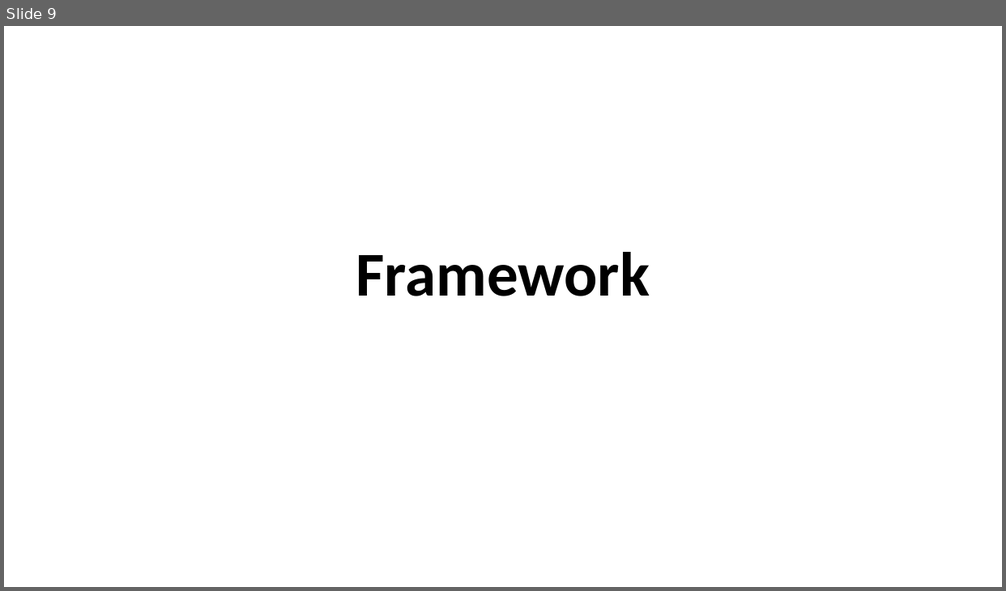
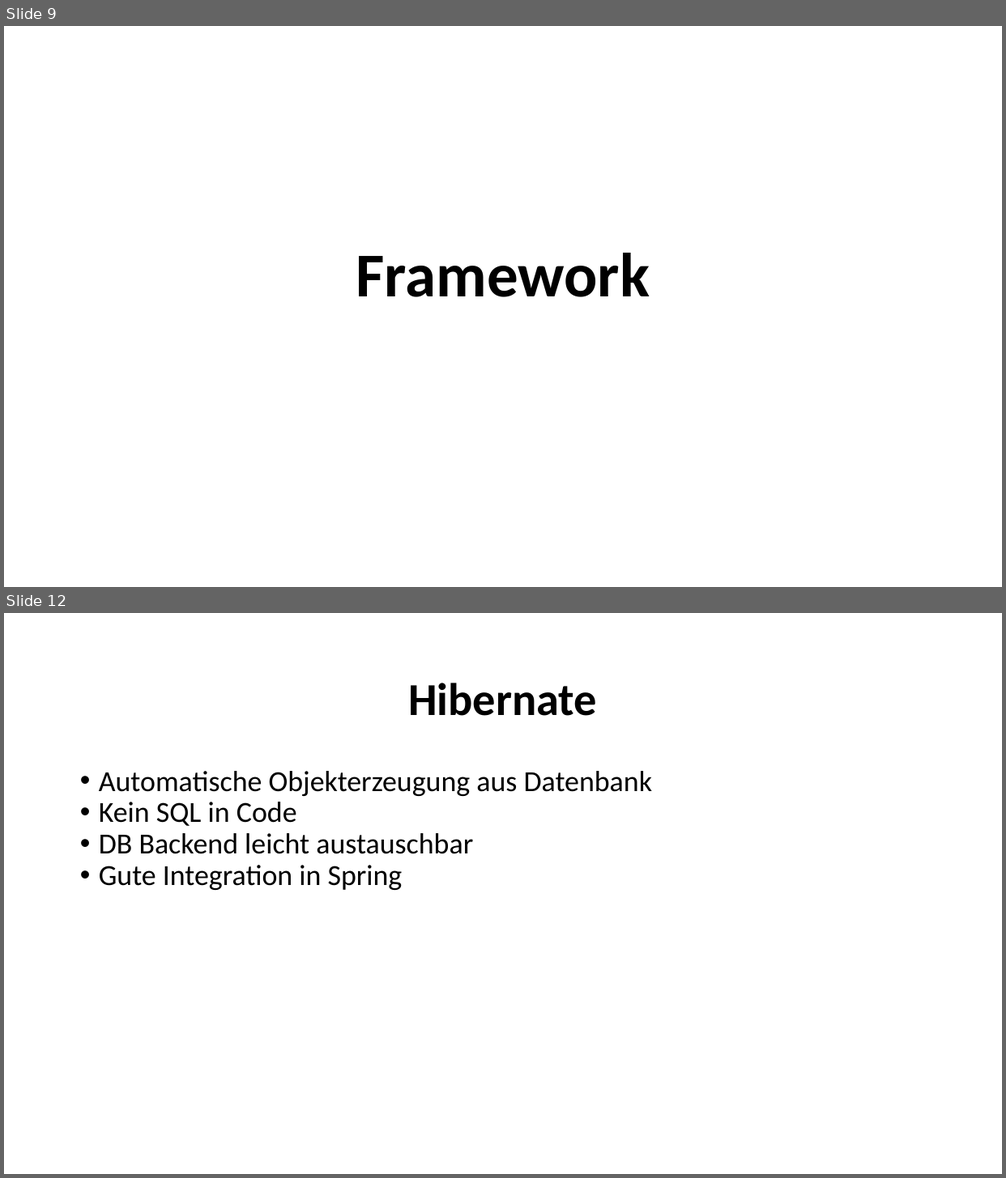
Before and after one commit to PosSystems/pos, a slide deck: PoS Systems.pptx. Shown one above the other, each under a label of ours: slide 9 before the commit, slides 9 and 12 after it; the slides between them are not shown. The pictures are 1006x591 and 1006x1178 pixels, drawn with LibreOffice and Linux fonts; fonts in the diff are those of the drawing. Boxes give left, top, right and bottom in pixels: in the first picture for what was removed or moved away, otherwise in the second. Text is boxed around its words. In the diff, an @@ line names an element or a change of style, - is before the commit and + after.

```diff
--- a/PoS Systems.pptx
+++ b/PoS Systems.pptx
@@ slide 12 added at <box>4,613,1002,1174</box>, background #FFFFFF @@
@@ text added at <box>408,683,597,716</box>, 44 pt, text #000000, bold @@
+Hibernate
@@ text added at <box>99,771,652,890</box>, 28 pt, text #000000 @@
+• Automatische Objekterzeugung aus Datenbank
+• Kein SQL in Code
+• DB Backend leicht austauschbar
+• Gute Integration in Spring
```
Also in this commit, not shown: 15 other slides changed, 4 other slides added, 2 slides removed, 1 other file.
